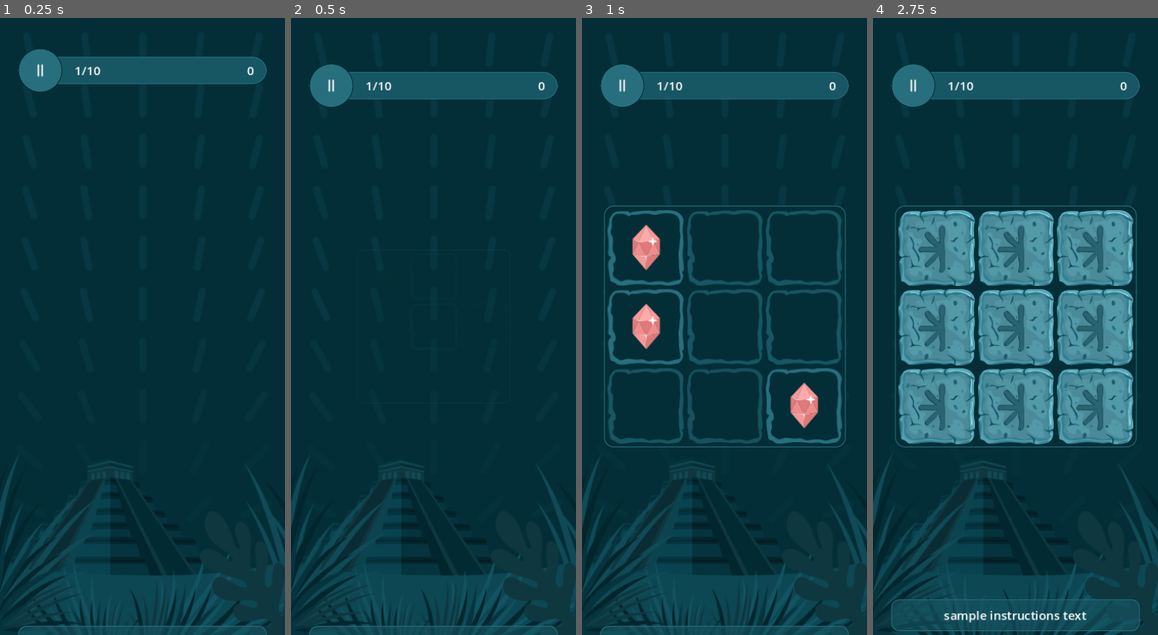
Above: before the commit, frames 1-4 (left to right).
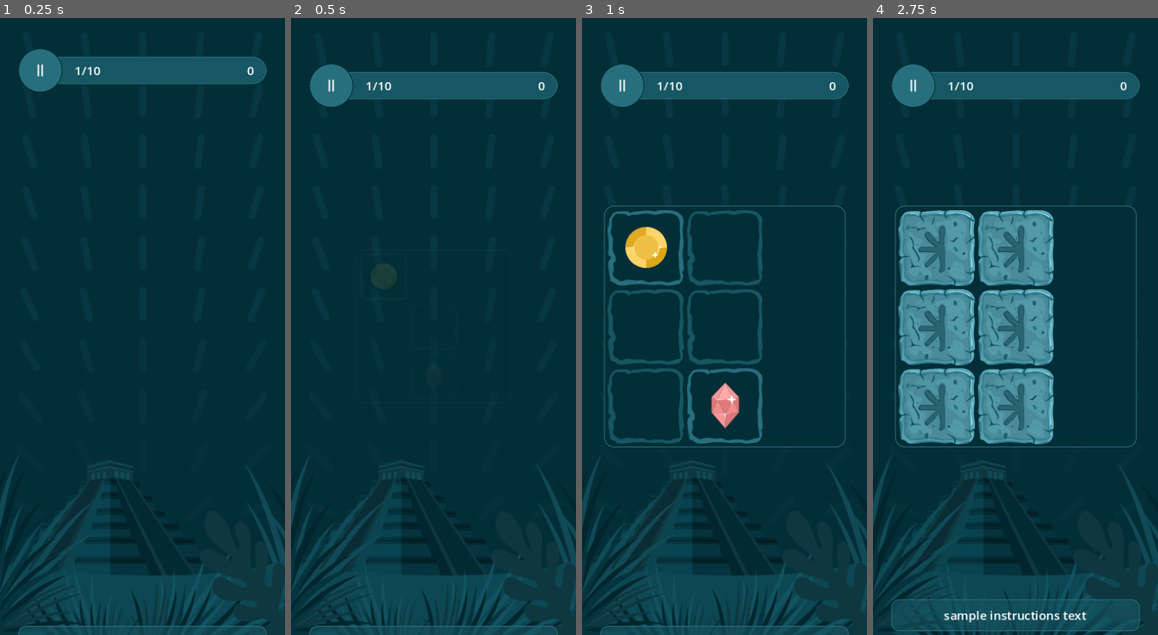
Above: after the commit, the same moments.

Repository: SugarF0x/hidden-gems-gd
Game: Godot game, scene res://hidden_gems_scene.tscn
Same seed, same stepped clock (60 frames per second), same inputs: the game is played once before the commit and once after it.
Inputs (mouse positions are in pixels of both pictures, inside the frame that each line leads up to):
- Up to frame 1 (0.25 s): no input
- Up to frame 2 (0.5 s): no input
- Up to frame 3 (1 s): click (724, 277) at 0.52 s
- Up to frame 4 (2.75 s): click (935, 246) at 1.27 s; click (935, 246) at 2.02 s

Frame 1 is identical in both runs. In frame 2, less than 0.1% of the frame differs, in the area x 28-37%, y 39-44%; in frame 3, 4.9%; in frame 4, 9.4%, in the area x 64-92%, y 31-70%.
Error after the commit: Invalid access to property or key 'width' on a base object of type 'PanelContainer (GemGrid)'. (res://game_scene.gd:74)

Commit message:
similarly update grid

Diff:
--- a/grid.gd
+++ b/grid.gd
@@ -1,60 +1,72 @@
 @tool
 class_name GemGrid extends PanelContainer
+
+# TODO: expand size upto a certain maximum, get size, get size for each gem, assign size to gems
+
+#region static
 
 var gem_scene: PackedScene = preload("res://gem.tscn")
 
 @onready var grid_container: GridContainer = $MarginContainer/GridContainer
 @onready var animation_player: AnimationPlayer = $AnimationPlayer
 
-@export var width: int = 2:
-	set(value):
-		width = value
-		sync_grid_size()
-		redraw_grid()
+#endregion
+#region properties
 
-@export var height: int = 3:
-	set(value):
-		height = value
-		sync_grid_size()
-		redraw_grid()
+@export var grid_size: Vector2i = Vector2i(2,3) : set = set_grid_size
+@export var gems_revealed: bool = false : set = set_gems_revealed
+@export var correct_gem_indexes: Array[int] = [0, 3] : set = set_correct_gem_indexes
+
+func set_grid_size(value: Vector2i) -> void:
+	grid_size = value
+	update_grid_columns_count()
+	redraw_grid()
+
+func set_gems_revealed(value: bool) -> void:
+	gems_revealed = value
+	if Engine.is_editor_hint(): reveal_gems(value)
+
+func set_correct_gem_indexes(value: Array[int]) -> void:
+		correct_gem_indexes = value
+		if Engine.is_editor_hint(): reveal_gems(gems_revealed)
+
+#endregion
 
 var gems: Array[Gem] = []
-@export var correct_gem_indexes: Array[int] = [0, 3]:
-	set(value):
-		correct_gem_indexes = value
-		if Engine.is_editor_hint(): reveal_gems()
-
 signal gem_clicked(index: int)
 
 func _ready() -> void:
-	sync_grid_size()
+	update_grid_columns_count()
 	redraw_grid()
 	resized.connect(func(): pivot_offset = get_size() / 2)
 
-func sync_grid_size() -> void:
-	if not grid_container: return
-	grid_container.columns = width
+func update_grid_columns_count() -> void:
+	if not is_node_ready(): return
+	grid_container.columns = grid_size.x
 
 func redraw_grid() -> void:
-	if not grid_container: return
+	if not is_node_ready(): return
 
 	for child in grid_container.get_children(): child.queue_free()
 	gems.clear()
 
-	for n in (height * width):
-		var item := gem_scene.instantiate() as Gem
+	for n in (grid_size.x * grid_size.y):
+		var item = gem_scene.instantiate() as Gem
 		grid_container.add_child(item)
 		gems.append(item)
+
 		item.gem_clicked.connect(gem_clicked.emit.bind(n))
+		item.randomize_icon()
 
-	if Engine.is_editor_hint(): reveal_gems()
+	if Engine.is_editor_hint(): reveal_gems(gems_revealed)
 
-func reveal_gems() -> void:
+func reveal_gems(value: bool = true) -> void:
 	for index in gems.size():
 		var gem = gems[index]
-		gem.state = Gem.BackgroundState.FOUND if index in correct_gem_indexes else Gem.BackgroundState.EMPTY
+		if value: gem.state = Gem.BackgroundState.FOUND if index in correct_gem_indexes else Gem.BackgroundState.EMPTY
+		else: gem.state = Gem.BackgroundState.HIDDEN
 
-func hide_gems() -> void: for gem in gems: gem.state = Gem.BackgroundState.HIDDEN
+func hide_gems() -> void: reveal_gems(false)
 func disable_gems() -> void: for gem in gems: gem.disable()
 func enable_gems() -> void: for gem in gems: gem.enable()
 
